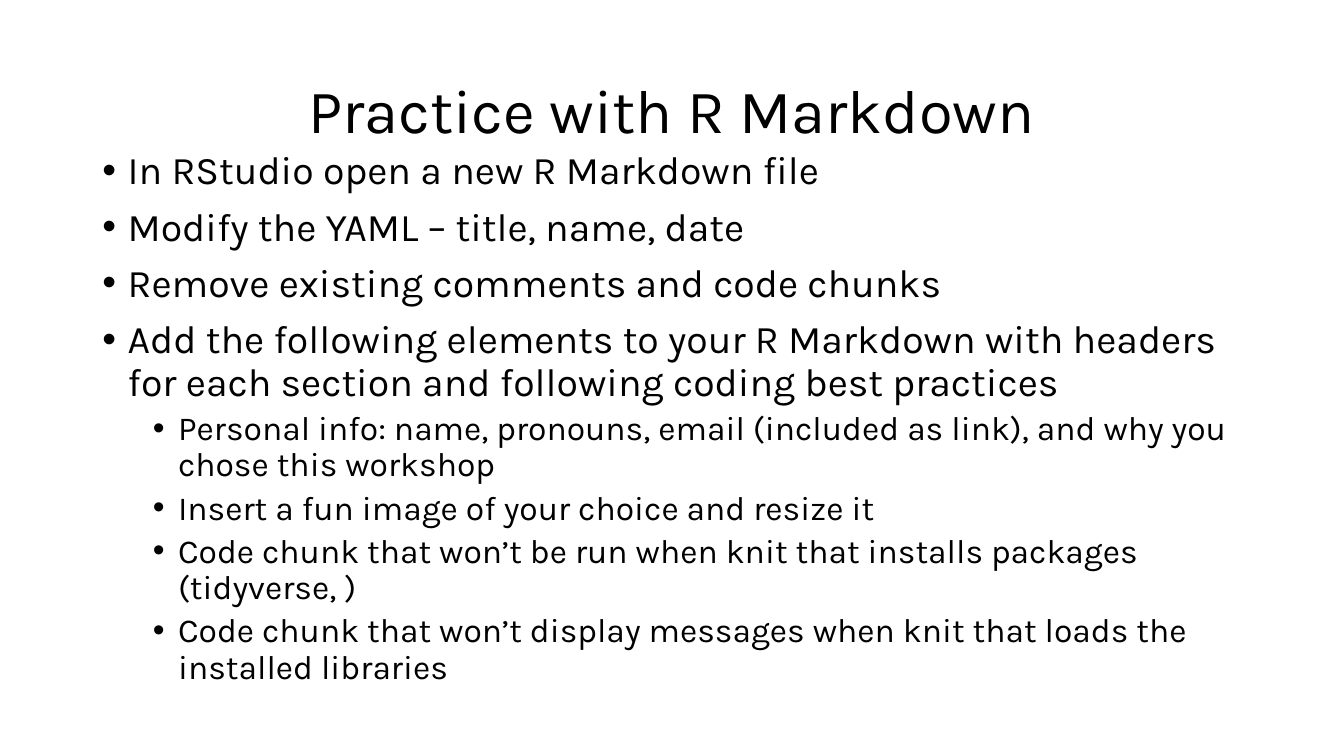
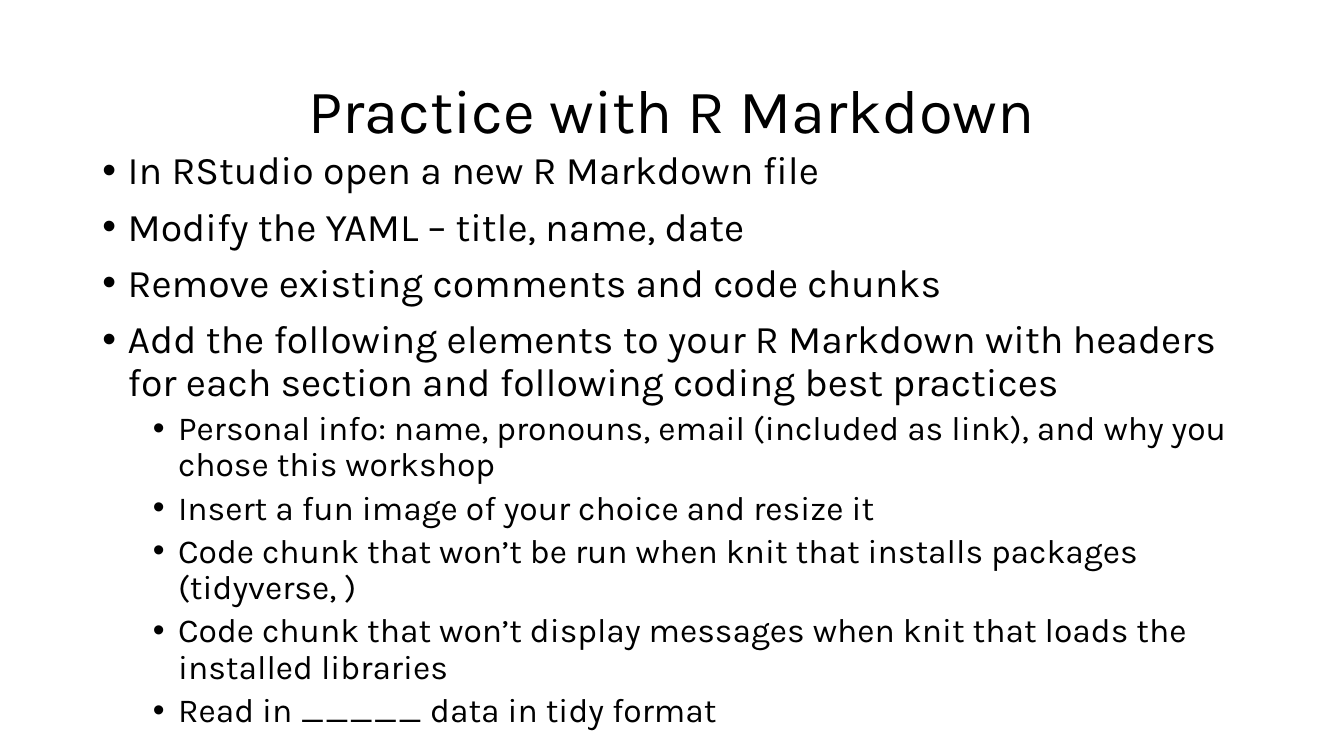
Before and after one commit to marissadyck/reproducible-research-R-ASM, a slide deck: slide 17 of docs/Reproducible research in R.pptx. Drawn at 1344x756 pixels with LibreOffice and Linux fonts; fonts in the diff are those of the drawing. Boxes give left, top, right and bottom in pixels: in the first picture for what was removed or moved away, otherwise in the second. Text is boxed around its words. In the diff, an @@ line names an element or a change of style, - is before the commit and + after.

Commit message:
update ppt

```diff
--- a/docs/Reproducible research in R.pptx
+++ b/docs/Reproducible research in R.pptx
@@ text at [178,699,717,731]: paragraph added @@
+  • Read in _____ data in tidy format
```
